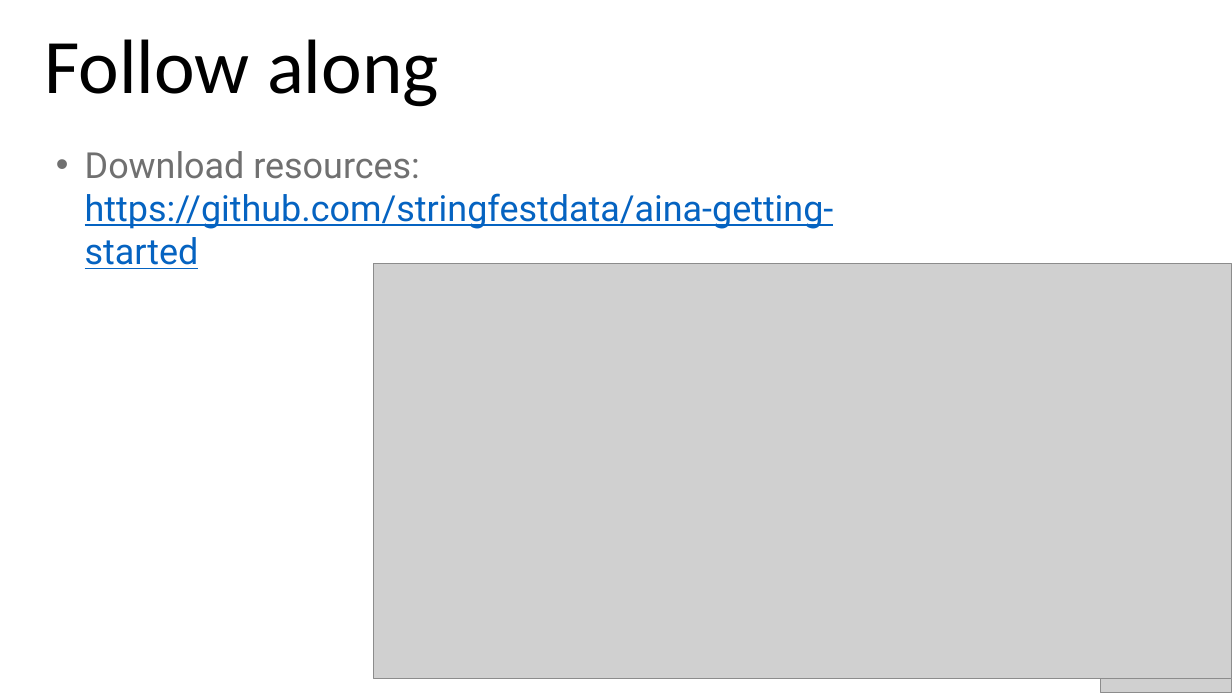
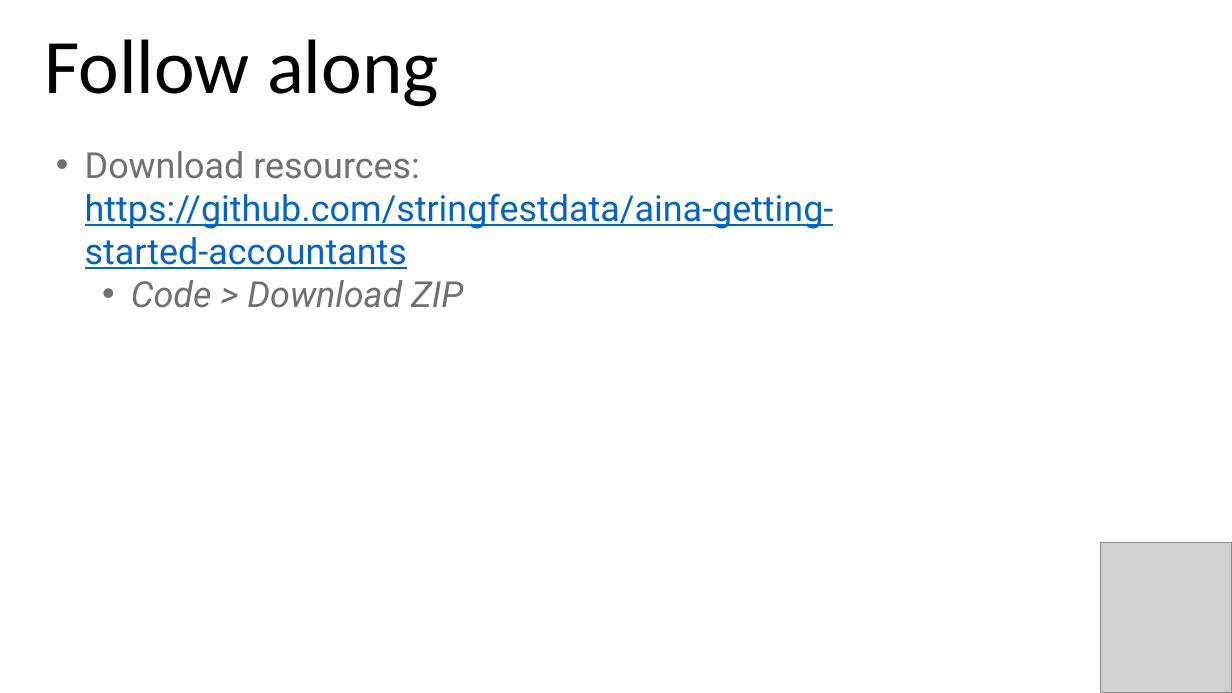
Before and after one commit to stringfestdata/aina-getting-started-accountants, a slide deck: slide 5 of aina-getting-started-accountants.pptx. Drawn at 1232x693 pixels with LibreOffice and Linux fonts; fonts in the diff are those of the drawing; grey boxes stand for pictures. Boxes give left, top, right and bottom in pixels: in the first picture for what was removed or moved away, otherwise in the second. Text is boxed around its words. In the diff, an @@ line names an element or a change of style, - is before the commit and + after.

```diff
--- a/aina-getting-started-accountants.pptx
+++ b/aina-getting-started-accountants.pptx
@@ text at (x1=85, y1=151, x2=834, y2=308): text changed @@
-• Download resources: https://github.com/stringfestdata/aina-getting-started
+• Download resources: https://github.com/stringfestdata/aina-getting-started-accountants
+  • Code > Download ZIP
@@ picture removed at (x1=373, y1=263, x2=1232, y2=678) @@
```
Also in this commit, not shown: 2 other slides changed, 1 other file.
